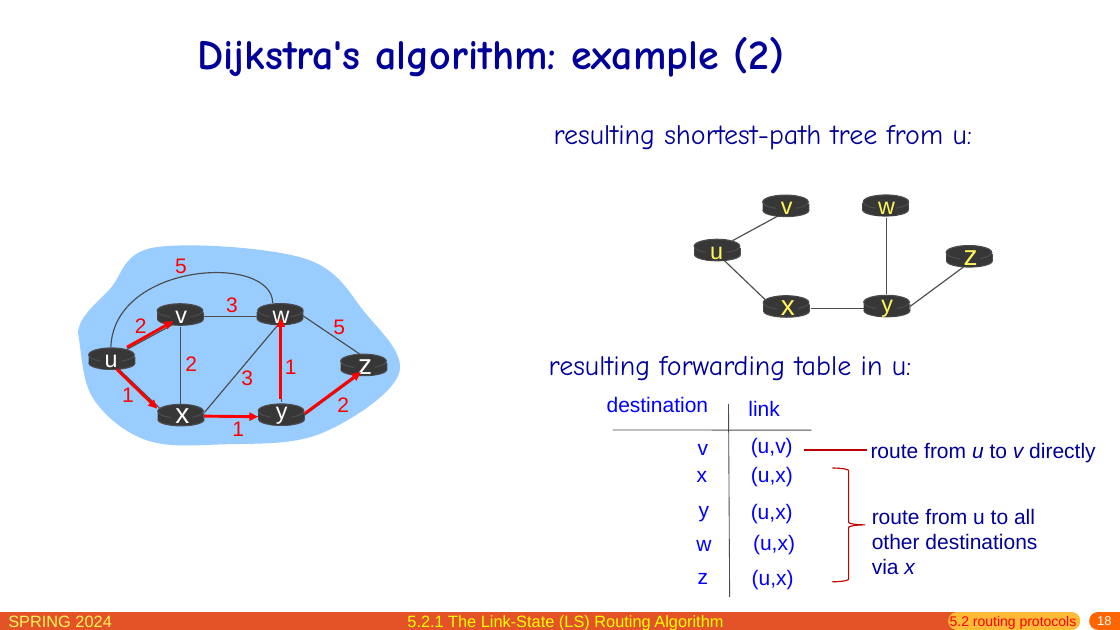
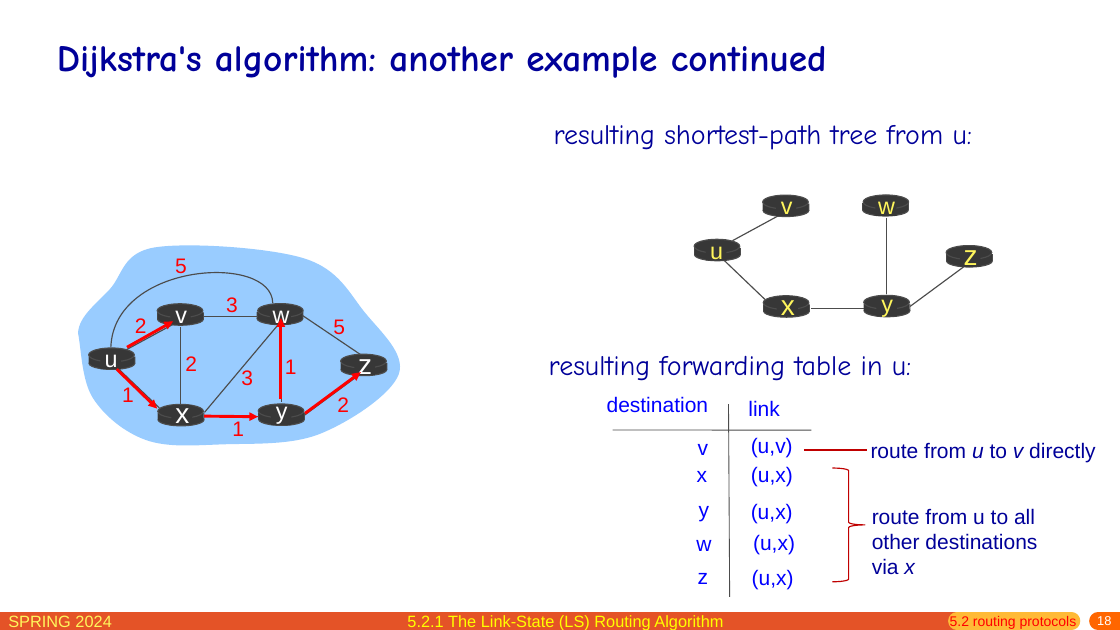
Before and after one commit to network-whu/slides, a slide deck: slide 18 of pptx/chapter5.pptx. Drawn at 1120x630 pixels with LibreOffice and Linux fonts; fonts in the diff are those of the drawing. Boxes give left, top, right and bottom in pixels: in the first picture for what was removed or moved away, otherwise in the second. Text is boxed around its words. In the diff, an @@ line names an element or a change of style, - is before the commit and + after.

```diff
--- a/pptx/chapter5.pptx
+++ b/pptx/chapter5.pptx
@@ title at box(57, 45, 827, 78): text changed; size 36 to 32 pt @@
-Dijkstra's algorithm: example (2)
+Dijkstra's algorithm: another example continued
```
Also in this commit, not shown: 8 other slides changed, 1 slide removed.
